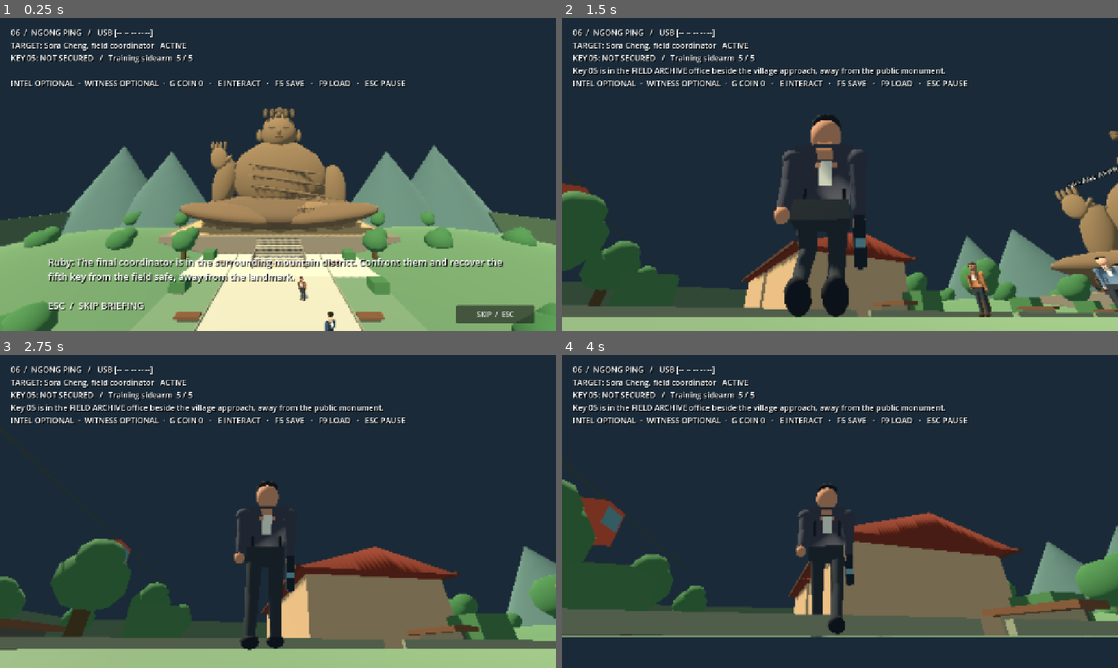
Above: before the commit, frames 1-4 (two rows, left to right).
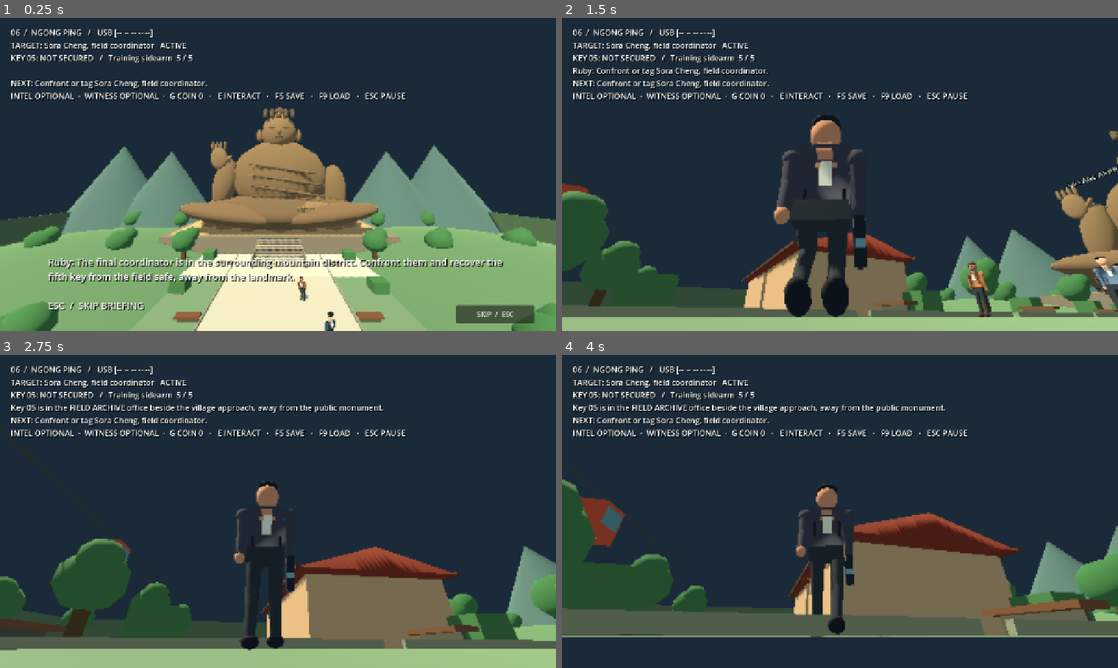
Above: after the commit, the same moments.

Repository: CoolgamerProXD/Stealty-Assasin-redesigned-computing-machine-Beta
Game: Godot game, scene res://scenes/mission_ngong_ping.tscn
Same seed, same stepped clock (60 frames per second), same inputs: the game is played once before the commit and once after it. This scene is started directly instead of the project's main scene.
Inputs (mouse positions are in pixels of both pictures, inside the frame that each line leads up to):
- Up to frame 1 (0.25 s): no input
- Up to frame 2 (1.5 s): click "SKIP / ESC" at 0.5 s; move the mouse to (867, 174) at 1.27 s; hold W (move_forward) from 1.28 s (still down); hold C (crouch) from 1.28 s (still down); click (867, 174) at 1.42 s
- Up to frame 3 (2.75 s): keep holding W (move_forward); tap E (interact) at 1.55, 2.1 s; move the mouse to (250, 511) at 2.02 s; release C (crouch) at 2.03 s; tap C (crouch) at 2.3 s
- Up to frame 4 (4 s): keep holding W (move_forward); move the mouse to (851, 505) at 2.77 s; hold Right mouse button (aim) 2.78-3.53 s; tap E (interact) at 3.05 s; move the mouse to (834, 517) at 3.52 s; tap C (crouch) at 3.6 s; click (834, 517) at 3.67 s

The runs differ from the first frame. In frame 1, 1.8% of the frame differs, in the area x 2-73%, y 19-27%; in frame 2, 2.8%, in the area x 2-73%, y 15-27%; in frame 3, 1.9%; in frame 4, 1.9%.

Commit message:
Clarify Tung Chung mandatory stages and test real final extraction [windows]
Co-authored-by: arena-agent <297053741+arena-agent@users.noreply.github.com>

Diff:
--- a/scripts/missions/hong_kong_operation.gd
+++ b/scripts/missions/hong_kong_operation.gd
@@ -151,7 +151,7 @@
  add_child(exit_marker)
  _part(exit_marker, Vector3(0,0.04,0), Vector3(1.7,0.06,1.7), Color(0.28,0.65,0.62))
  var exit_label := Label3D.new()
- exit_label.text = "EXTRACTION"
+ exit_label.text = "BOARD TRAIN" if operation_id == "tung_chung" else "EXTRACTION"
  exit_label.position = Vector3(0,1.5,0)
  exit_label.font_size = 30
  exit_label.pixel_size = 0.004
@@ -284,7 +284,7 @@
  pause_menu = preload("res://scripts/ui/pause_menu.gd").new()
  pause_menu.set("world", self)
  add_child(pause_menu)
- message = str(config["clue"])
+ message = "Ruby: " + _next_objective()
 
 func _skip_cinematic() -> void:
  if intro_active: _end_intro()
@@ -299,6 +299,16 @@
  if intro_active or extraction_active: return
  if event.is_action_pressed("save_game"): save_game()
  elif event.is_action_pressed("load_game"): load_game()
+
+# A single source of truth for the next mandatory step. Optional witnesses and
+# intel never participate in this decision.
+func _next_objective() -> String:
+ if not target_complete: return "Confront or tag " + str(config["target"]) + "."
+ if not key_secured: return str(config["clue"])
+ if operation_id == "tung_chung":
+  if train_stage == "station": return "Board the train at the platform marker."
+  if not train_contact_complete: return "Speak to the train contact in the carriage."
+ return "Reach the extraction marker and press E."
 
 func _process(delta: float) -> void:
  if player == null: return
@@ -333,7 +343,7 @@
  var equipment_text := Campaign.item_label(player.equipment.selected)
  if player.equipment.selected == "training_sidearm": equipment_text += "  %d / 5" % player.equipment.charges
  else: equipment_text += "  /  Q USE"
- hud.text = "%s   /   USB [%s]\nTARGET: %s   %s\n%s: %s   /   %s\n%s\nINTEL %s  ·  WITNESS %s  ·  G COIN %d   ·   E INTERACT   ·   F5 SAVE   ·   F9 LOAD   ·   ESC PAUSE" % [entry.get("name", operation_id), " ".join(keys), config["target"], "COMPLETE" if target_complete else "ACTIVE", key_id.to_upper().replace("_", " "), "SECURED" if key_secured else "NOT SECURED", equipment_text, message, "SECURED" if intel_found else "OPTIONA …(80 unchanged characters)…
+ hud.text = "%s   /   USB [%s]\nTARGET: %s   %s\n%s: %s   /   %s\n%s\nNEXT: %s\nINTEL %s  ·  WITNESS %s  ·  G COIN %d   ·   E INTERACT   ·   F5 SAVE   ·   F9 LOAD   ·   ESC PAUSE" % [entry.get("name", operation_id), " ".join(keys), config["target"], "COMPLETE" if target_complete else "ACTIVE", key_id.to_upper().replace("_", " "), "SECURED" if key_secured else "NOT SECURED", equipment_text, message, _next_objective(), "SECURED" if intel_found else "OPTIONA …(80 unchanged characters)…
  reticle.visible = player.aiming and not intro_active and not extraction_active
  fps_label.visible = bool(Campaign.settings["show_fps"])
  if fps_label.visible: fps_label.text = "%d FPS" % Engine.get_frames_per_second()
@@ -416,11 +426,14 @@
  if train_contact and not train_contact_complete and _reachable(train_contact.global_position, train_contact.get_rid()):
   train_contact_complete = true
   train_contact.complete_objective(false)
+  # The contact used to stand immovably in the narrow center aisle after the
+  # conversation. Keep the actor visible but clear the route to extraction.
+  train_contact.collision_layer = 0
   message = "Train contact: The manifest was routed through a market intermediary. Ruby: Take the carriage exit."
   return
  if _reachable(exit_marker.global_position):
   if not target_complete or not key_secured:
-   message = "Extraction locked: confront the target and physically secure this operation's key."
+   message = "Ruby: " + _next_objective()
   elif operation_id == "tung_chung" and train_stage == "station":
    _board_train()
   elif operation_id == "tung_chung" and not train_contact_complete:
@@ -476,6 +489,8 @@
  player.velocity = Vector3.ZERO
  player.rotation.y = 0.0
  exit_marker.global_position = Vector3(0,0.05,74)
+ for child: Node in exit_marker.get_children():
+  if child is Label3D: (child as Label3D).text = "EXTRACTION"
  message = "Ruby: You are aboard. Find the train contact, then leave through the carriage door."
 
 func _build_train() -> void:
@@ -611,10 +626,14 @@
  if operation_id == "tung_chung" and data.get("train_stage", "") == "aboard" and data.get("target_complete", false) == true and saved_key_valid:
   _board_train()
   train_contact_complete = data.get("train_contact_complete", false) == true
-  if train_contact_complete: train_contact.complete_objective(false)
+  if train_contact_complete:
+   train_contact.complete_objective(false)
+   train_contact.collision_layer = 0
  else:
   train_stage = "station"
   exit_marker.global_position = _vec(config["exit"])
+  for child: Node in exit_marker.get_children():
+   if child is Label3D: (child as Label3D).text = "BOARD TRAIN" if operation_id == "tung_chung" else "EXTRACTION"
   train_contact_complete = false
   if train_contact: train_contact.queue_free()
   if train_car: train_car.queue_free()
--- a/tests/hong_kong_campaign_test.gd
+++ b/tests/hong_kong_campaign_test.gd
@@ -360,6 +360,22 @@
   SaveStore.write(test_path, wrong_mission)
   world.call("load_game")
   check(world.get("target_complete") and world.get("key_secured"), id + " ignores a different mission's checkpoint")
+  if id == "tung_chung":
+   # Reproduce the reported flow, including the actual final interaction;
+   # never bypass the world by calling Campaign.complete as the only proof.
+   check(world.get("witness_found") and world.get("target_complete") and world.get("key_secured") and world.get("train_contact_complete"), "station witness, confrontation, physical key and train contact survive reload")
+   check((world.get("train_contact") as HotelNpc).collision_layer == 0, "completed contact no longer blocks the carriage aisle")
+   await move_near(world, (world.get("exit_marker") as Node3D).global_position)
+   world.call("_interact")
+   check(world.get("extraction_active") and service.progress.completed.has(id), "Tung Chung actually completes through its extraction interaction")
+   world.call("_finish_extraction")
+   await process_frame
+   await process_frame
+   check(current_scene != null and current_scene.scene_file_path == "res://scenes/ending.tscn", "Tung Chung extraction opens its debrief")
+   if current_scene:
+    current_scene.queue_free()
+    current_scene = null
+   await process_frame
   if id == "ngong_ping":
    await move_near(world, (world.get("exit_marker") as Node3D).global_position)
    world.call("_interact")
